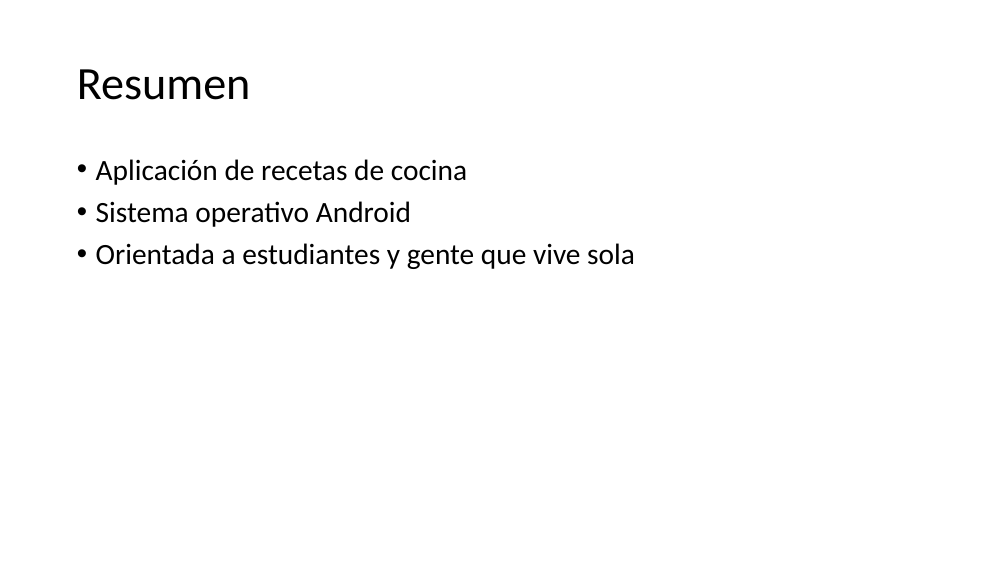
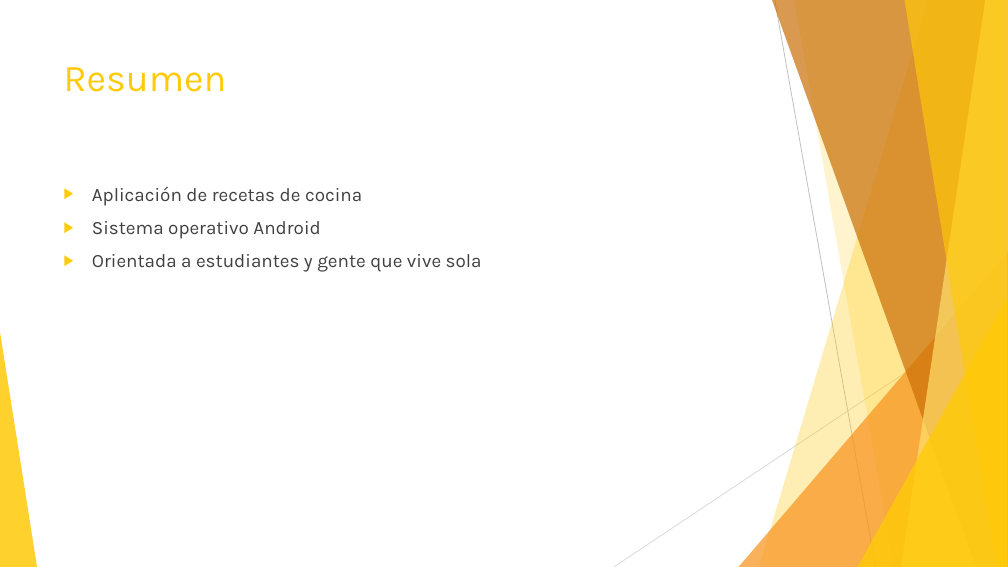
Before and after one commit to UNIZAR-30248-2015-GPS-Fooding/Documentation, a slide deck: slide 2 of Reuniones y Gestion/Segundo Sprint/Fooding.pptx. Drawn at 1008x567 pixels with LibreOffice and Linux fonts; fonts in the diff are those of the drawing. Boxes give left, top, right and bottom in pixels: in the first picture for what was removed or moved away, otherwise in the second. Text is boxed around its words. In the diff, an @@ line names an element or a change of style, - is before the commit and + after.

```diff
--- a/Reuniones y Gestion/Segundo Sprint/Fooding.pptx
+++ b/Reuniones y Gestion/Segundo Sprint/Fooding.pptx
@@ title "Resumen": place and size @@
-title "Resumen" at (77, 69, 251, 100)
+title "Resumen" at (64, 67, 227, 92)
@@ title "Resumen" at (64, 67, 227, 92): size 44 to 36 pt, font Calibri to Karla, text colour #000000 to #FFCA08; line spacing 0.9 to 1; vertical alignment middle to top @@
@@ text "Aplicación de recetas de cocina": place and size @@
-text "Aplicación de recetas de cocina" at (96, 159, 635, 269)
+text "Aplicación de recetas de cocina" at (92, 187, 482, 272)
@@ text "Aplicación de recetas de cocina" at (92, 187, 482, 272): size 28 to 18 pt, font Calibri to Karla, text colour #000000 to #404040; bullet • to ▶; line spacing 0.9 to 1 @@
@@ group added at (0, 0, 1008, 567): 5 freeform shapes, 3 triangles, 2 lines @@
```
Also in this commit, not shown: 3 other slides changed, 1 slide added, 1 slide removed.
